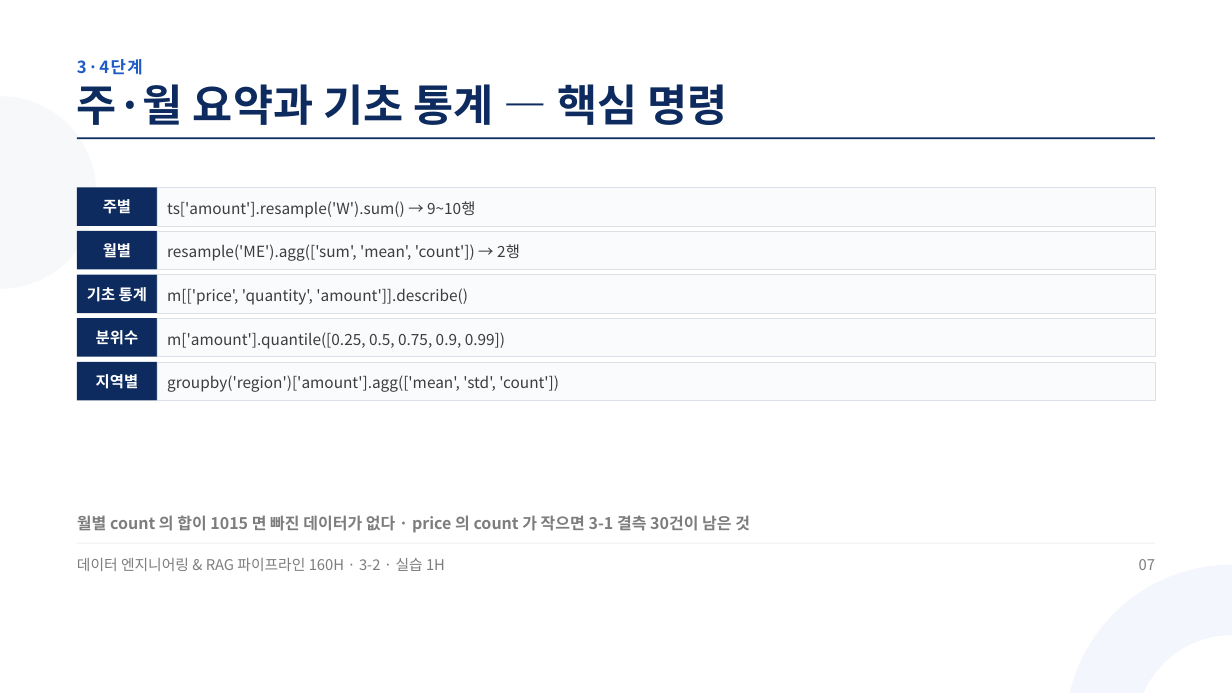
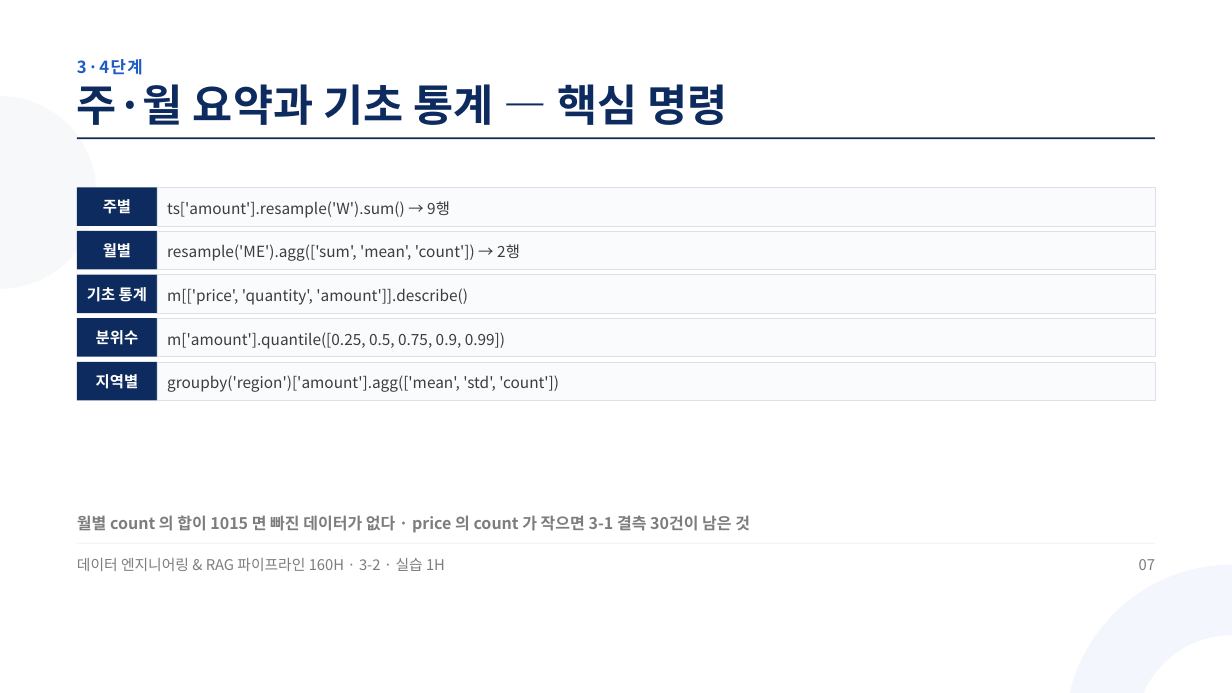
Before and after one commit to aebonlee/materials, a slide deck: slide 7 of data-eng/decks/w3d2s3.pptx. Drawn at 1232x693 pixels with LibreOffice and Linux fonts; fonts in the diff are those of the drawing. Boxes give left, top, right and bottom in pixels: in the first picture for what was removed or moved away, otherwise in the second. Text is boxed around its words. In the diff, an @@ line names an element or a change of style, - is before the commit and + after.

```diff
--- a/data-eng/decks/w3d2s3.pptx
+++ b/data-eng/decks/w3d2s3.pptx
@@ text at [167, 201, 450, 218]: text changed @@
-ts['amount'].resample('W').sum() → 9~10행
+ts['amount'].resample('W').sum() → 9행
```
Also in this commit, not shown: 6 other slides changed, 9 other files.
